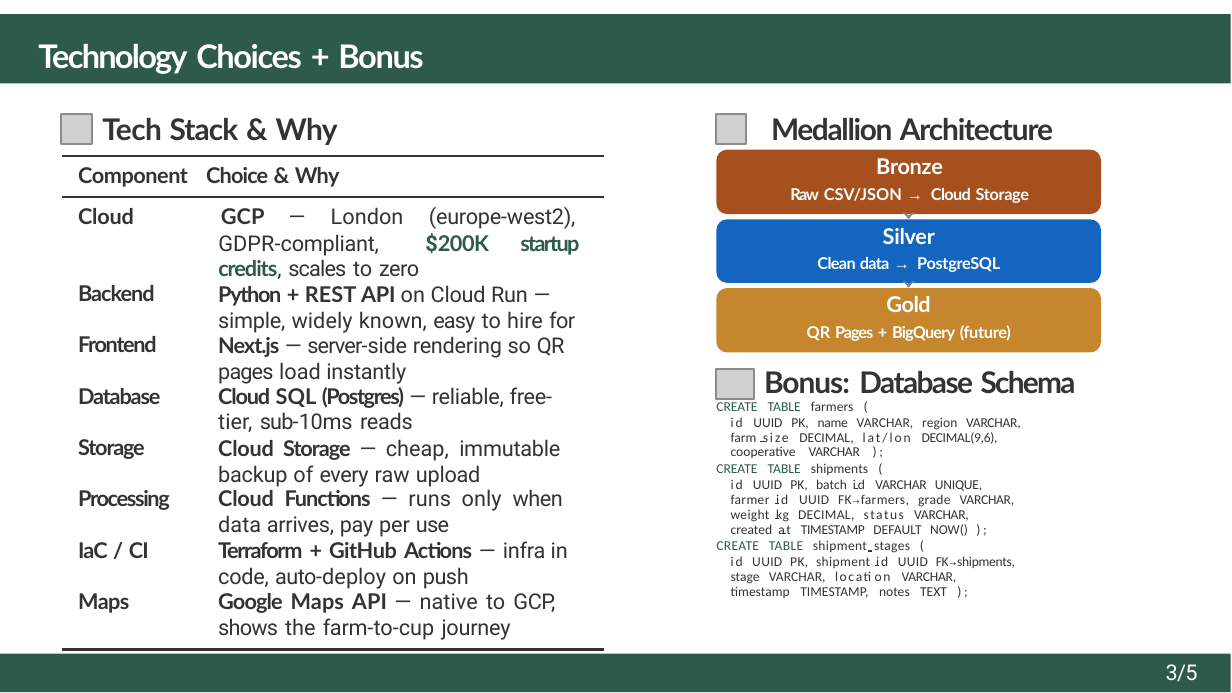
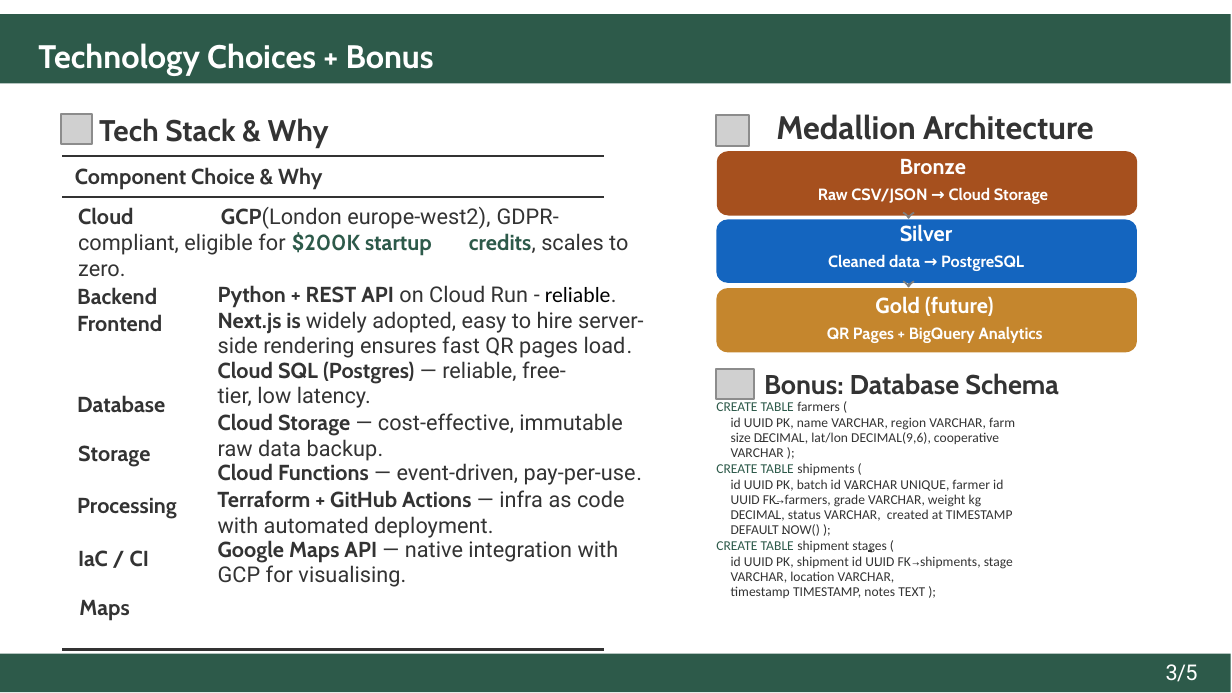
Before and after one commit to ShreehariA/Kahawa-Roots-Pre-Interview-Task, a slide deck: slide 3 of Kahawa_Roots_Pre_Interview_Task_my_approach.pptx. Drawn at 1232x693 pixels with LibreOffice and Linux fonts; fonts in the diff are those of the drawing; grey boxes stand for pictures. Boxes give left, top, right and bottom in pixels: in the first picture for what was removed or moved away, otherwise in the second. Text is boxed around its words. In the diff, an @@ line names an element or a change of style, - is before the commit and + after.

```diff
--- a/Kahawa_Roots_Pre_Interview_Task_my_approach.pptx
+++ b/Kahawa_Roots_Pre_Interview_Task_my_approach.pptx
@@ title "Technology Choices + Bonus" at (38,43,434,76): font Lato to Cabin; letter spacing -0.7 to 0 pt in "Technology"; letter spacing -0.5 to 0 pt in "Choices Bonus" @@
@@ text "Tech Stack & Why" at (75,118,329,190): font Lato to Cabin; letter spacing -0.2 to 0 pt in "Tech Why", "Component Why"; letter spacing -0.3 to 0 pt in "Stack", "Choice" @@
@@ text "Medallion Architecture" at (776,114,1094,204): size 11 to 12 pt, letter spacing -0.5 to 0 pt in "Medallion Architecture"; font Lato to Cabin; letter spacing -0.1 to 0 pt in "Bronze", "Storage"; font Arial to Cabin, letter spacing 0.8 to 0 pt in "→"; letter spacing -0.6 to 0 pt in "Raw"; letter spacing -0.2 to 0 pt in "Cloud" @@
@@ freeform shape: place and size @@
-freeform shape at (717,150,1101,215)
+freeform shape at (717,150,1136,215)
@@ text at (78,207,628,276): text changed @@
-Cloud GCP — London (europe-west2),
+Cloud GCP(London europe-west2), GDPR- compliant, eligible for $200K startup credits, scales to zero.
@@ text removed at (218,233,579,279) @@
-GDPR-compliant, $200K startup credits, scales to zero
@@ freeform shape: place and size @@
-freeform shape at (717,219,1101,283)
+freeform shape at (717,219,1136,283)
@@ text "Silver": place and size @@
-text "Silver" at (817,228,1000,272)
+text "Silver" at (828,224,1024,271)
@@ text at (900,224,953,242): font Lato to Cabin, letter spacing -0.1 to 0 pt in "Silver" @@
@@ text at (828,254,1024,271): text changed; font Lato to Cabin @@
-Clean data → PostgreSQL
+Cleaned data → PostgreSQL
@@ text "Backend" at (77,287,157,305): font Lato to Cabin, letter spacing -0.4 to 0 pt @@
@@ text at (218,285,644,358): text changed @@
-Python + REST API on Cloud Run — simple, widely known, easy to hire for Next.js — server-side rendering so QR pages load instantly
+Python + REST API on Cloud Run - reliable. Next.js is widely adopted, easy to hire server-side rendering ensures fast QR pages load.
@@ freeform shape: place and size @@
-freeform shape at (717,289,1101,353)
+freeform shape at (717,289,1136,353)
@@ text at (827,296,1043,343): text changed; font Lato to Cabin @@
-Gold
-QR Pages + BigQuery (future)
+Gold (future)
+QR Pages + BigQuery Analytics
@@ font Lato to Cabin, letter spacing -0.5 to 0 pt in 4 elements at (78,445,150,467), (77,395,165,413), (77,498,177,519), (77,314,162,332) @@
@@ text "Frontend": place and size @@
-text "Frontend" at (78,336,156,352)
+text "Frontend" at (77,314,162,332)
@@ text "Database": place and size @@
-text "Database" at (78,388,160,404)
+text "Database" at (77,395,165,413)
@@ text at (217,386,642,587): text changed @@
-tier, sub-10ms reads
-Cloud Storage — cheap, immutable backup of every raw upload
-Cloud Functions — runs only when
-data arrives, pay per use
-Terraform + GitHub Actions — infra in code, auto-deploy on push
-Google Maps API — native to GCP,
-shows the farm-to-cup journey
+tier, low latency.
+Cloud Storage — cost-effective, immutable raw data backup.
+Cloud Functions — event-driven, pay-per-use.
+Terraform + GitHub Actions — infra as code with automated deployment.
+Google Maps API — native integration with GCP for visualising.
@@ text at (218,361,566,383): font Lato to Cabin in "Cloud SQL (Postgres)"; letter spacing -0.5 to 0 pt in "Cloud"; letter spacing -0.6 to 0 pt in "(Postgres)"; letter spacing -0.1 to 0 pt in "reliable, free-" @@
@@ text "Bonus: Database Schema" at (716,373,1059,598): size 11 to 10 pt, font Lato to Cabin in "Bonus: Database Schema"; letter spacing -0.4 to 0 pt in "Bonus:"; letter spacing -0.6 to 0 pt in "Database"; letter spacing -0.7 to 0 pt in "Schema"; letter spacing 0.6 to 0 pt in "(", "(", "status at", "(" and 1 more places; letter spacing 0.8 to 0 pt in "id", "id id id", "id id"; letter spacing -0.1 to 0 pt in "name VARCHAR, DECIMAL(9,6), VARCHAR", "VARCHAR UNIQUE, VARCHAR, VARCHAR, TIMESTAMP", "FK→shipments, VARCHAR,"; letter spacing 0.7 to 0 pt in "size lat/lon"; letter spacing 0.9 to 0 pt in ");", ");", ");"; letter spacing 0.1 to 0 pt in "farmer UUID FK→farmers, grade weight kg DECIMAL,", "CREATE TABLE shipment stages", "UUID PK, shipment UUID" @@
@@ text "Processing": place and size @@
-text "Processing" at (78,490,170,510)
+text "Processing" at (77,498,177,519)
@@ text "IaC / CI": place and size @@
-text "IaC / CI" at (78,542,149,558)
+text "IaC / CI" at (78,550,149,567)
@@ text "IaC / CI" at (78,550,149,567): font Lato to Cabin; letter spacing -0.3 to 0 pt in "IaC"; letter spacing -0.2 to 0 pt in "CI" @@
@@ text "Maps" at (79,600,130,620): font Lato to Cabin, letter spacing -0.2 to 0 pt @@
```
Also in this commit, not shown: 4 other slides changed, 2 other files.
